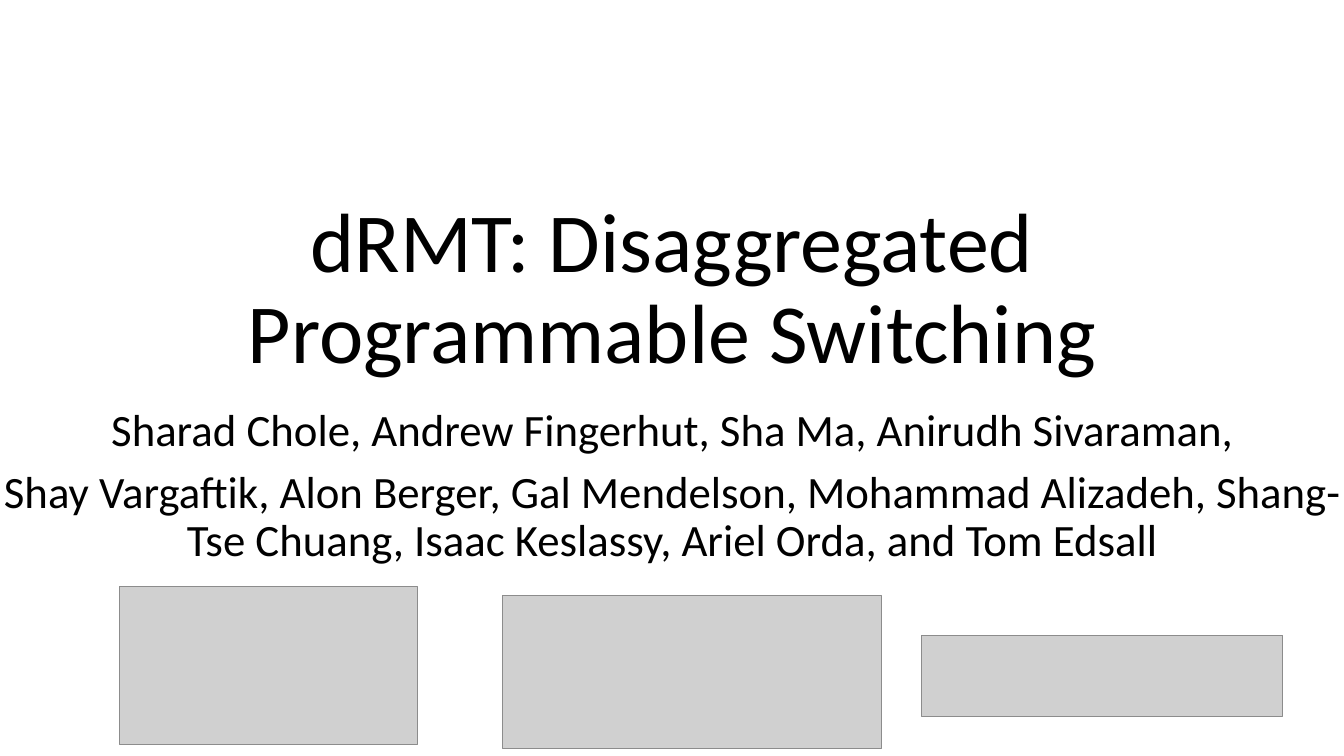
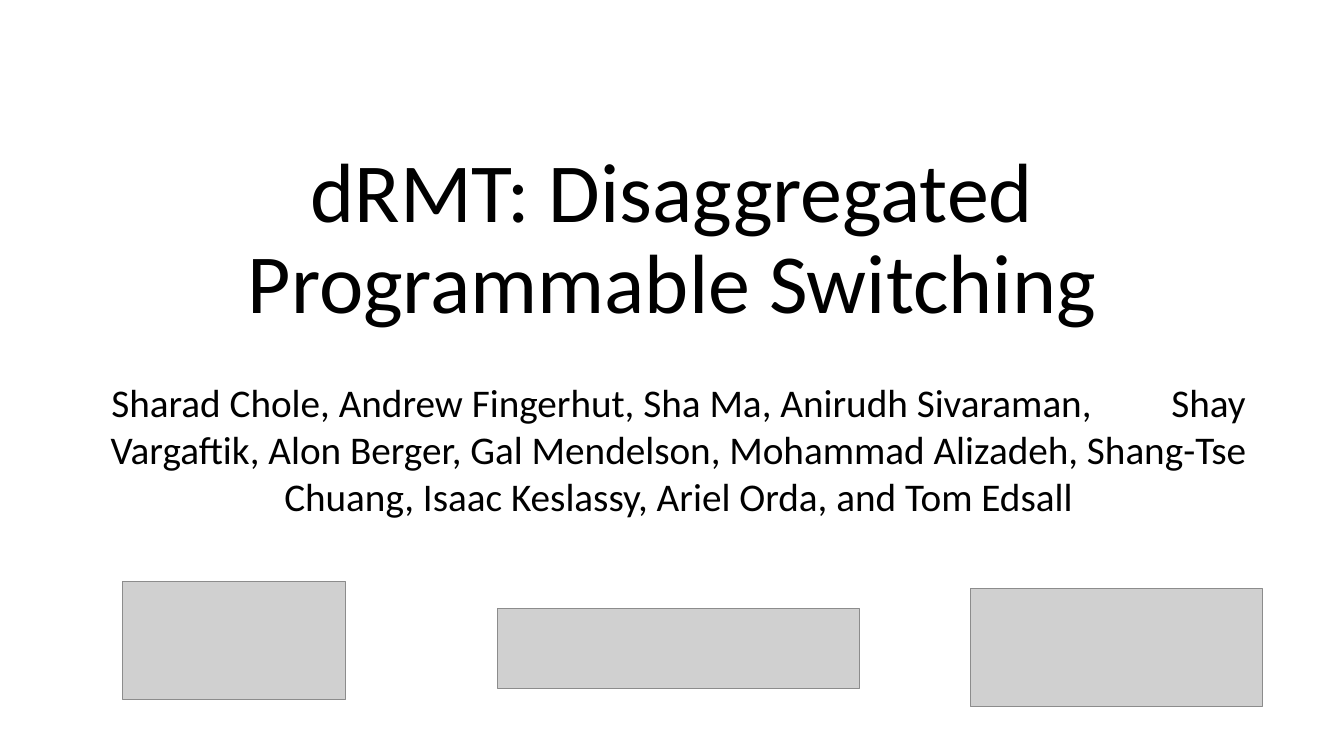
Before and after one commit to anirudhSK/drmt_talk, a slide deck: slide 1 of drmt.pptx. Drawn at 1344x756 pixels with LibreOffice and Linux fonts; fonts in the diff are those of the drawing; grey boxes stand for pictures. Boxes give left, top, right and bottom in pixels: in the first picture for what was removed or moved away, otherwise in the second. Text is boxed around its words. In the diff, an @@ line names an element or a change of style, - is before the commit and + after.

Commit message:
Mohammad's edits

```diff
--- a/drmt.pptx
+++ b/drmt.pptx
@@ title "dRMT: Disaggregated Programmable Switching": place and size @@
-title "dRMT: Disaggregated Programmable Switching" at box(248, 213, 1096, 378)
+title "dRMT: Disaggregated Programmable Switching" at box(248, 163, 1096, 328)
@@ subtitle at box(111, 389, 1246, 518): text changed; size 32 to 28 pt @@
-Sharad Chole, Andrew Fingerhut, Sha Ma, Anirudh Sivaraman,
-Shay Vargaftik, Alon Berger, Gal Mendelson, Mohammad Alizadeh, Shang-Tse Chuang, Isaac Keslassy, Ariel Orda, and Tom Edsall
+Sharad Chole, Andrew Fingerhut, Sha Ma, Anirudh Sivaraman, Shay Vargaftik, Alon Berger, Gal Mendelson, Mohammad Alizadeh, Shang-Tse Chuang, Isaac Keslassy, Ariel Orda, and Tom Edsall
@@ picture: place and size @@
-picture at box(119, 587, 417, 744)
+picture at box(122, 582, 345, 700)
@@ picture: place and size @@
-picture at box(503, 596, 882, 749)
+picture at box(971, 589, 1263, 707)
@@ picture: place and size @@
-picture at box(922, 635, 1284, 716)
+picture at box(498, 608, 860, 689)
```
Also in this commit, not shown: 2 other slides changed, 6 slides added.
